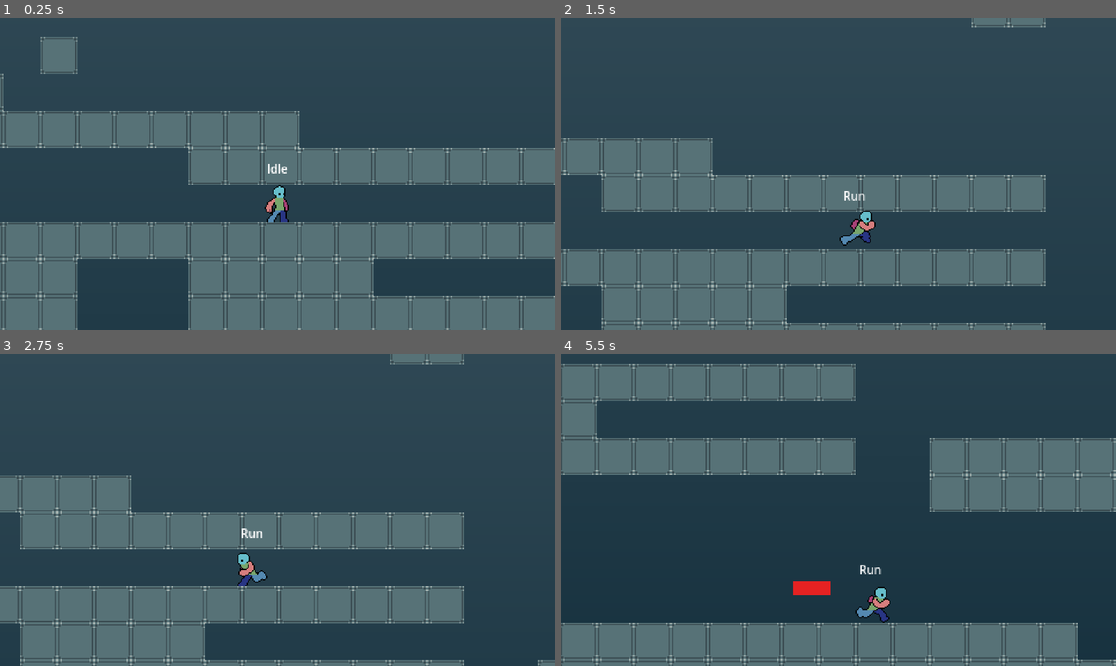
Above: before the commit, frames 1-4 (two rows, left to right).
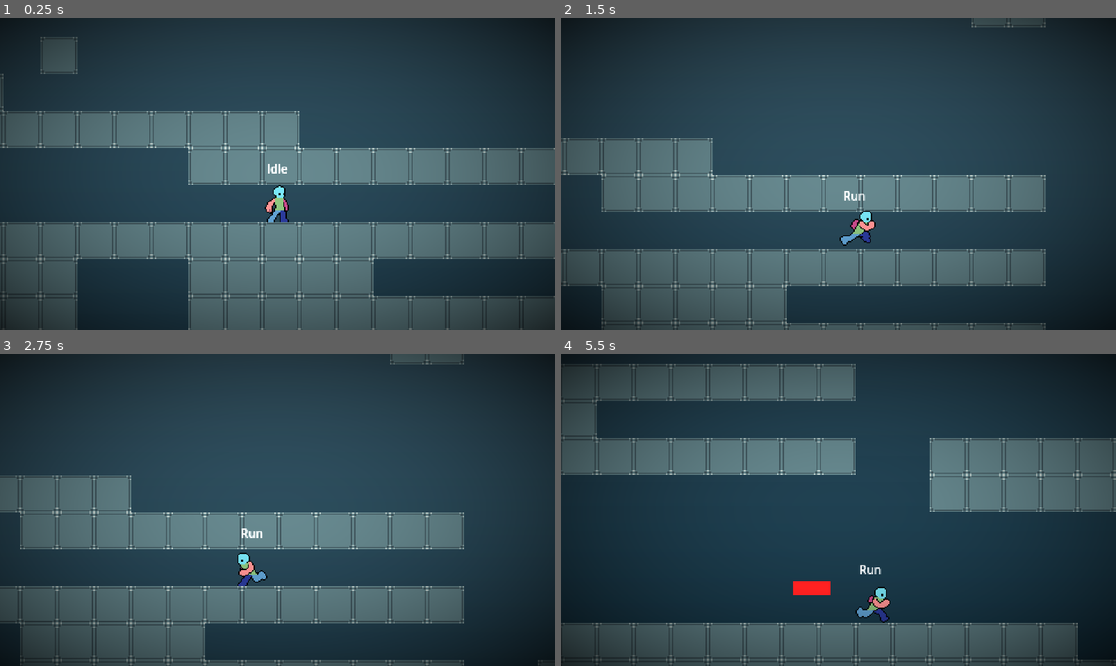
Above: after the commit, the same moments.

Repository: TianJunShi1/harry-forge
Game: Godot game, scene res://main.tscn
Two runs of this game, one before a commit and one after it. Both use one fixed random seed, a clock stepped at 60 frames per second and the inputs below.
Inputs (mouse positions are in pixels of both pictures, inside the frame that each line leads up to):
- Up to frame 1 (0.25 s): no input
- Up to frame 2 (1.5 s): move the mouse to (960, 158) at 0.52 s; hold D (right) from 0.53 s (still down); tap Shift (run) at 0.6, 1.35 s; tap Space (jump) at 0.77 s; move the mouse to (727, 189) at 1.27 s
- Up to frame 3 (2.75 s): tap Space (jump) at 1.52 s; move the mouse to (333, 441) at 2.02 s; release D (right) at 2.03 s; hold A (left) from 2.03 s (still down); tap Shift (run) at 2.1 s
- Up to frame 4 (5.5 s): move the mouse to (810, 572) at 2.77 s; release A (left) at 2.78 s; hold D (right) 2.78-4.28 s; tap Shift (run) every 0.75 s from 2.85 to 5.1 s; tap Space (jump) at 3.02, 3.77, 4.52 s; move the mouse to (1005, 556) at 3.52 s; move the mouse to (672, 463) at 4.27 s; hold A (left) 4.28-5.03 s; move the mouse to (866, 510) at 5.02 s; hold D (right) from 5.03 s (still down)

The runs differ from the first frame. In frame 1, 20% of the frame differs, in the area x 0-100%, y 0-100%; in frame 2, 19%; in frame 3, 18%; in frame 4, 19%.

Commit message:
亮度/对比度/暗角通过 DisplaySprite shader 控制，Inspector 可直接调整
WorldEnvironment adjustment_* 在 disable_3d=true 的 SubViewport 中属于
3D 后处理管线，无效。改为在 DisplaySprite shader 中实现，作为真正的后处理。
新增 CanvasModulate 控制 2D 环境光颜色。

https://claude.ai/code/session_01Nep7k7bm9abyPcpCngC5Ws

Diff:
--- a/general/camera/pixel_renderer.tscn
+++ b/general/camera/pixel_renderer.tscn
@@ -1,6 +1,31 @@
-[gd_scene load_steps=2 format=3 uid="uid://bpx5r3ndm7q4e"]
+[gd_scene load_steps=4 format=3 uid="uid://bpx5r3ndm7q4e"]
 
 [ext_resource type="Script" path="res://general/scripts/pixel_renderer.gd" id="1_renderer"]
+
+[sub_resource type="Shader" id="Shader_fx"]
+code = "shader_type canvas_item;
+
+uniform float brightness : hint_range(0.5, 2.0) = 1.0;
+uniform float contrast : hint_range(0.5, 2.0) = 1.0;
+uniform float vignette_strength : hint_range(0.0, 6.0) = 1.5;
+
+void fragment() {
+	vec4 col = texture(TEXTURE, UV);
+	col.rgb *= brightness;
+	col.rgb = (col.rgb - 0.5) * contrast + 0.5;
+	vec2 c = UV - vec2(0.5);
+	float vignette = 1.0 - dot(c, c) * vignette_strength;
+	col.rgb *= clamp(vignette, 0.0, 1.0);
+	col.rgb = clamp(col.rgb, 0.0, 1.0);
+	COLOR = col;
+}
+"
+
+[sub_resource type="ShaderMaterial" id="ShaderMaterial_fx"]
+shader = SubResource("Shader_fx")
+shader_parameter/brightness = 1.2
+shader_parameter/contrast = 1.05
+shader_parameter/vignette_strength = 1.5
 
 [node name="PixelRenderer" type="Node2D"]
 script = ExtResource("1_renderer")
@@ -13,7 +38,13 @@
 snap_2d_vertices_to_pixel = true
 default_canvas_item_texture_filter = 0
 
+[node name="GlobalEffects" type="Node2D" parent="SubViewport"]
+
+[node name="CanvasModulate" type="CanvasModulate" parent="SubViewport/GlobalEffects"]
+color = Color(1, 1, 1, 1)
+
 [node name="DisplaySprite" type="Sprite2D" parent="."]
+material = SubResource("ShaderMaterial_fx")
 texture_filter = 1
 position = Vector2(720, 405)
 scale = Vector2(3, 3)
--- a/general/scripts/pixel_renderer.gd
+++ b/general/scripts/pixel_renderer.gd
@@ -19,8 +19,15 @@
 @export var level: PackedScene
 @export var game_size: Vector2i = Vector2i(480, 270)
 
+@export_group("Atmosphere")
+@export var atmosphere_color: Color = Color(1, 1, 1, 1)
+@export_range(0.5, 2.0, 0.05) var brightness: float = 1.2
+@export_range(0.5, 2.0, 0.05) var contrast: float = 1.05
+@export_range(0.0, 6.0, 0.05) var vignette: float = 1.5
+
 @onready var _sub_viewport: SubViewport = $SubViewport
 @onready var _display: Sprite2D = $DisplaySprite
+@onready var _canvas_modulate: CanvasModulate = $SubViewport/GlobalEffects/CanvasModulate
 
 var _camera: GameCamera2D
 # child_entered_tree 监听是否已挂上；signal 驱动取代每帧轮询
@@ -37,6 +44,7 @@
 	process_priority = 1
 	_sub_viewport.size = game_size + Vector2i.ONE
 	_display.texture = _sub_viewport.get_texture()
+	_apply_atmosphere_exports()
 	if level:
 		load_level(level)
 	else:
@@ -44,6 +52,14 @@
 		_begin_camera_search()
 	get_tree().root.size_changed.connect(_recalculate_layout)
 	_recalculate_layout()
+
+
+func _apply_atmosphere_exports() -> void:
+	_canvas_modulate.color = atmosphere_color
+	var mat := _display.material as ShaderMaterial
+	mat.set_shader_parameter("brightness", brightness)
+	mat.set_shader_parameter("contrast", contrast)
+	mat.set_shader_parameter("vignette_strength", vignette)
 
 
 # ============================================================================
@@ -167,6 +183,53 @@
 	return event
 
 
+# ============================================================================
+# 大气效果 API
+# ============================================================================
+
+func set_atmosphere_color(color: Color, duration: float = 0.0) -> void:
+	if duration <= 0.0:
+		_canvas_modulate.color = color
+		return
+	create_tween().tween_property(_canvas_modulate, "color", color, duration)
+
+
+func set_brightness(value: float, duration: float = 0.0) -> void:
+	var mat := _display.material as ShaderMaterial
+	if duration <= 0.0:
+		mat.set_shader_parameter("brightness", value)
+		return
+	var from: float = mat.get_shader_parameter("brightness")
+	create_tween().tween_method(
+		func(v: float) -> void: mat.set_shader_parameter("brightness", v),
+		from, value, duration
+	)
+
+
+func set_contrast(value: float, duration: float = 0.0) -> void:
+	var mat := _display.material as ShaderMaterial
+	if duration <= 0.0:
+		mat.set_shader_parameter("contrast", value)
+		return
+	var from: float = mat.get_shader_parameter("contrast")
+	create_tween().tween_method(
+		func(v: float) -> void: mat.set_shader_parameter("contrast", v),
+		from, value, duration
+	)
+
+
+func set_vignette_strength(strength: float, duration: float = 0.0) -> void:
+	var mat := _display.material as ShaderMaterial
+	if duration <= 0.0:
+		mat.set_shader_parameter("vignette_strength", strength)
+		return
+	var from: float = mat.get_shader_parameter("vignette_strength")
+	create_tween().tween_method(
+		func(v: float) -> void: mat.set_shader_parameter("vignette_strength", v),
+		from, strength, duration
+	)
+
+
 func _find_camera_in_subviewport() -> GameCamera2D:
 	# 遍历 SubViewport 子树查找 game_camera 组成员
 	var stack: Array = [_sub_viewport]
